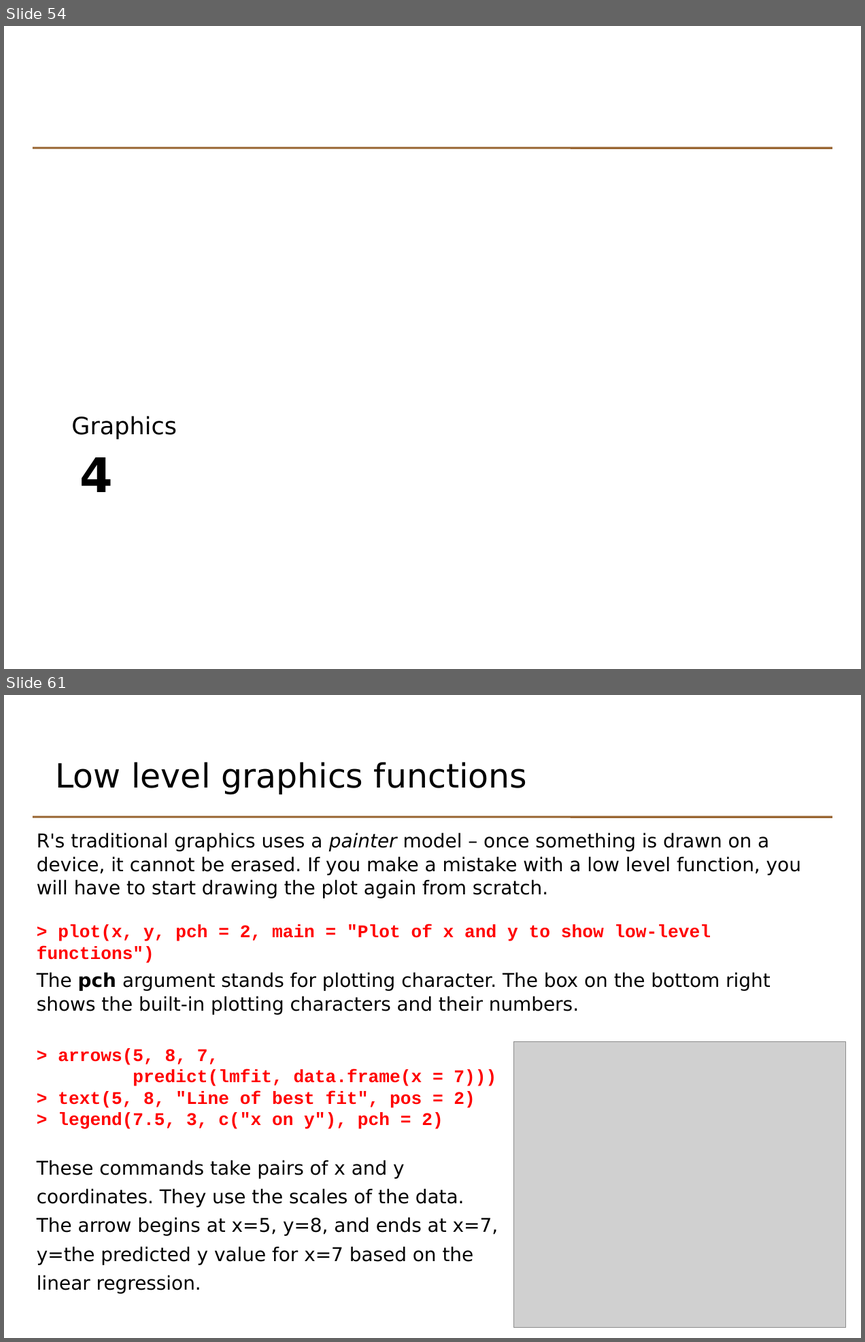
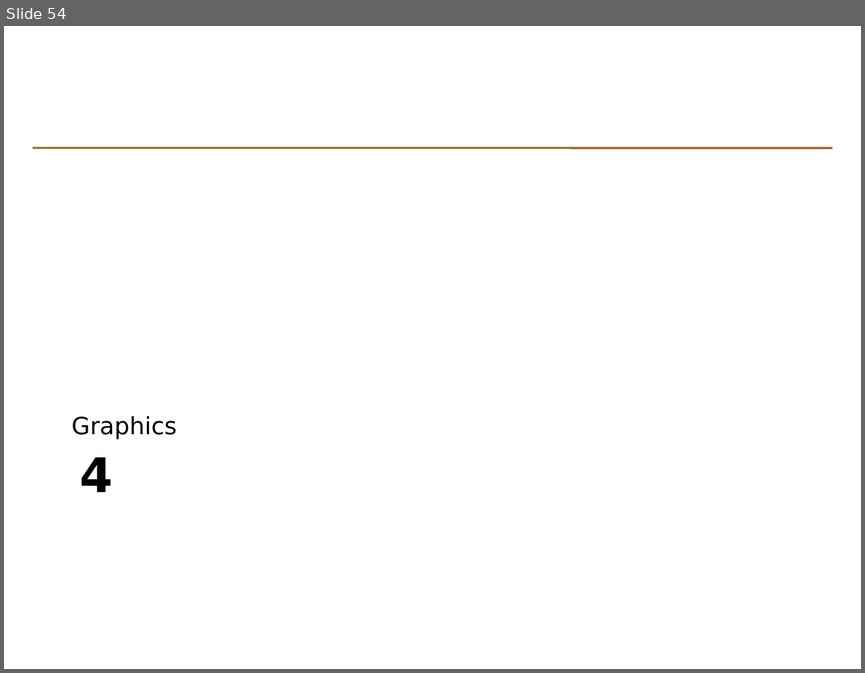
Before and after one commit to johnomics/basicr, a slide deck: Basic_R_Day_2_slides.odp. Shown one above the other, each under a label of ours: slides 54 and 61 before the commit, slide 54 after it; the slides between them are not shown. The pictures are 865x1342 and 865x673 pixels, drawn with LibreOffice and Linux fonts; fonts in the diff are those of the drawing; grey boxes stand for pictures. Boxes give left, top, right and bottom in pixels: in the first picture for what was removed or moved away, otherwise in the second. Text is boxed around its words. In the diff, an @@ line names an element or a change of style, - is before the commit and + after.

Commit message:
Revert graphics section

```diff
--- a/Basic_R_Day_2_slides.odp
+++ b/Basic_R_Day_2_slides.odp
@@ slide 61 removed at <box>4,695,861,1338</box>, background #FFFFFF; not listed: 1 template element that a slide beside it also shows @@
@@ text removed at <box>55,762,527,795</box> @@
-Low level graphics functions
@@ text removed at <box>37,832,801,1293</box> @@
-R's traditional graphics uses a painter model – once something is drawn on a device, it cannot be erased. If you make a mistake with a low level function, you will have to start drawing the plot again from scratch.
-> plot(x, y, pch = 2, main = "Plot of x and y to show low-level functions")
-The pch argument stands for plotting character. The box on the bottom right shows the built-in plotting characters and their numbers.
-> arrows(5, 8, 7,
-predict(lmfit, data.frame(x = 7)))
-> text(5, 8, "Line of best fit", pos = 2)
-> legend(7.5, 3, c("x on y"), pch = 2)
-These commands take pairs of x and y
-coordinates. They use the scales of the data.
-The arrow begins at x=5, y=8, and ends at x=7,
-y=the predicted y value for x=7 based on the
-linear regression.
@@ picture removed at <box>514,1041,845,1327</box> @@
```
Also in this commit, not shown: 1 slide changed, 29 slides added, 19 other slides removed, 13 other files.
